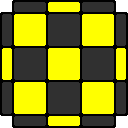
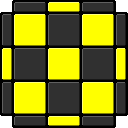
Layer changes from the first w=128, h=128 image to the second:
painted on "color" over [2, 2, 126, 126]
